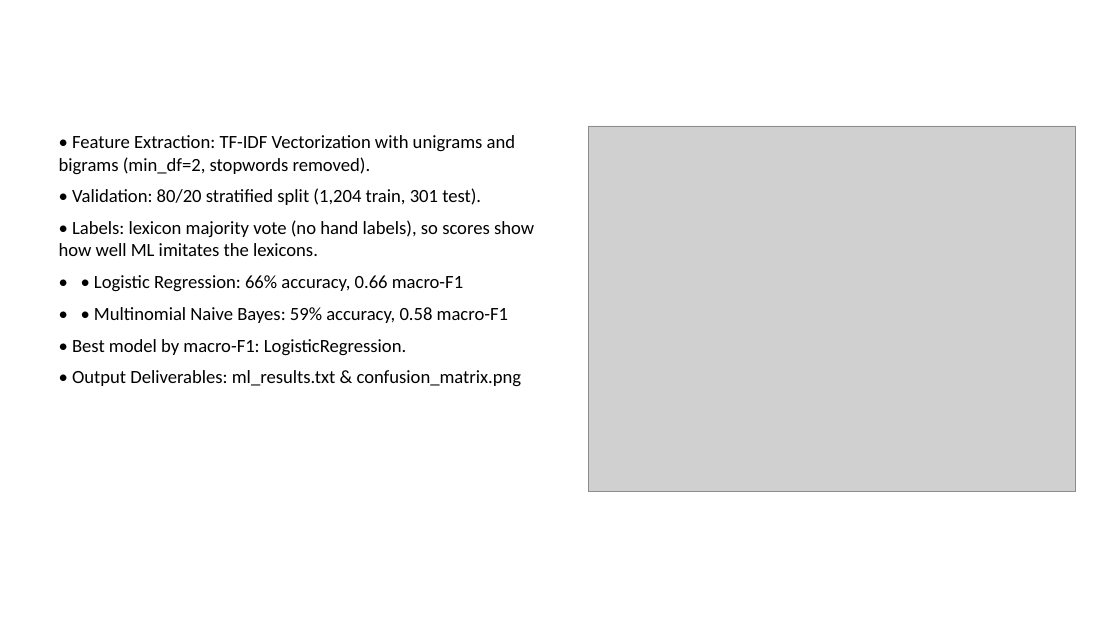
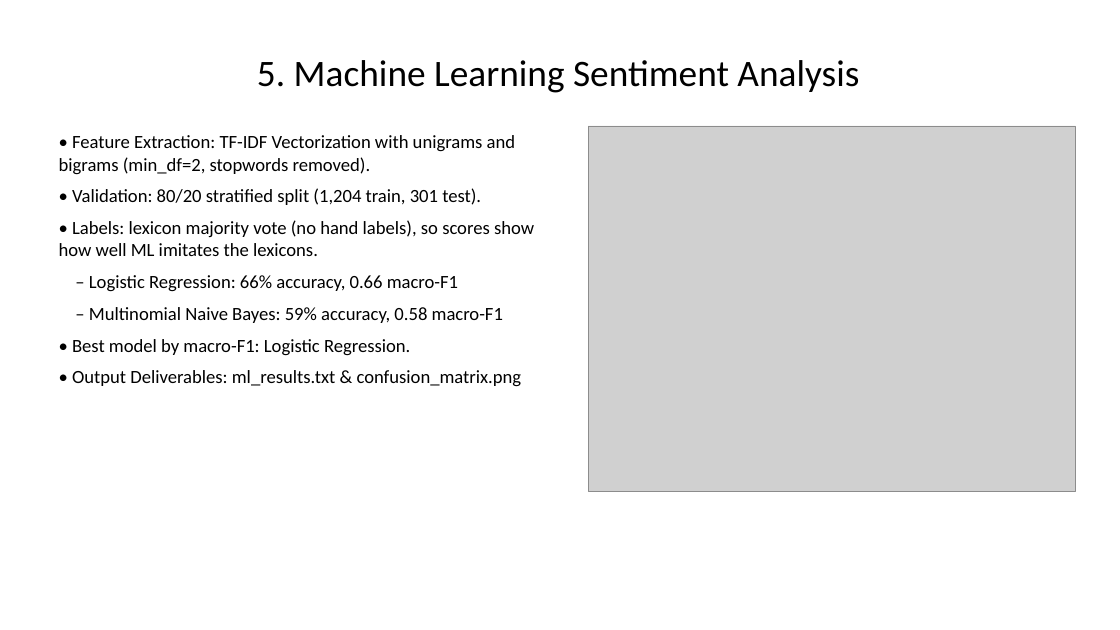
Before and after one commit to msallsundaee/Sentiment-Analysis, a slide deck: slide 6 of results/Sentiment_Analysis_Inflation.pptx. Drawn at 1120x630 pixels with LibreOffice and Linux fonts; fonts in the diff are those of the drawing; grey boxes stand for pictures. Boxes give left, top, right and bottom in pixels: in the first picture for what was removed or moved away, otherwise in the second. Text is boxed around its words. In the diff, an @@ line names an element or a change of style, - is before the commit and + after.

```diff
--- a/results/Sentiment_Analysis_Inflation.pptx
+++ b/results/Sentiment_Analysis_Inflation.pptx
@@ title added at <box>257,60,859,93</box>, 32 pt, text #000000 @@
+5. Machine Learning Sentiment Analysis
@@ text at <box>72,275,503,356</box>: text changed @@
-• • Logistic Regression: 66% accuracy, 0.66 macro-F1
-• • Multinomial Naive Bayes: 59% accuracy, 0.58 macro-F1
-• Best model by macro-F1: LogisticRegression.
+– Logistic Regression: 66% accuracy, 0.66 macro-F1
+– Multinomial Naive Bayes: 59% accuracy, 0.58 macro-F1
+• Best model by macro-F1: Logistic Regression.
```
Also in this commit, not shown: 10 other slides changed, 12 other files.
